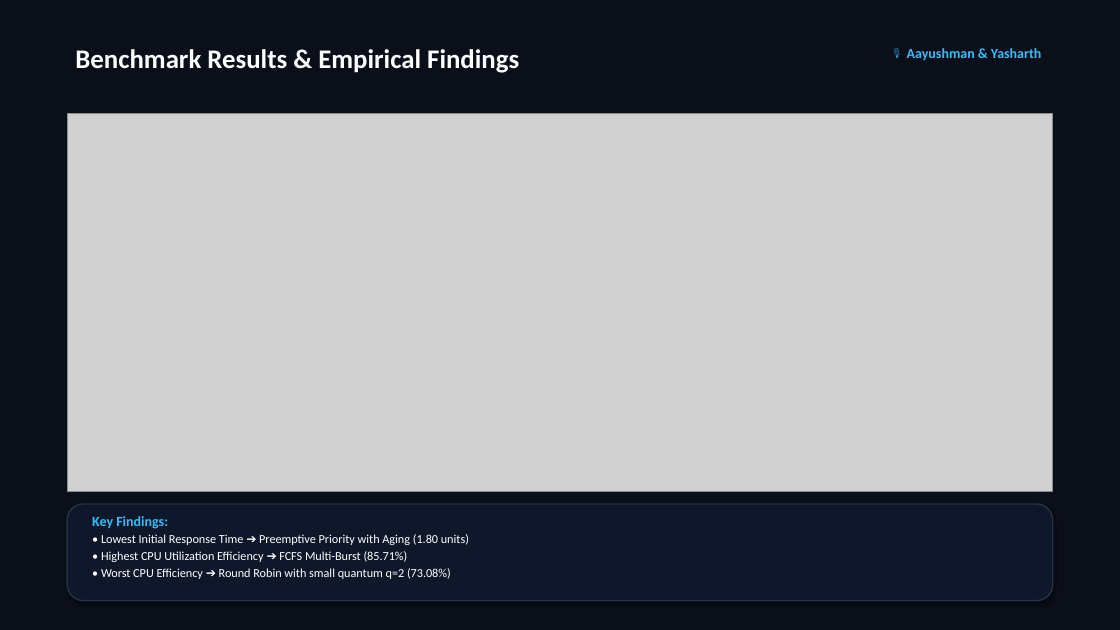
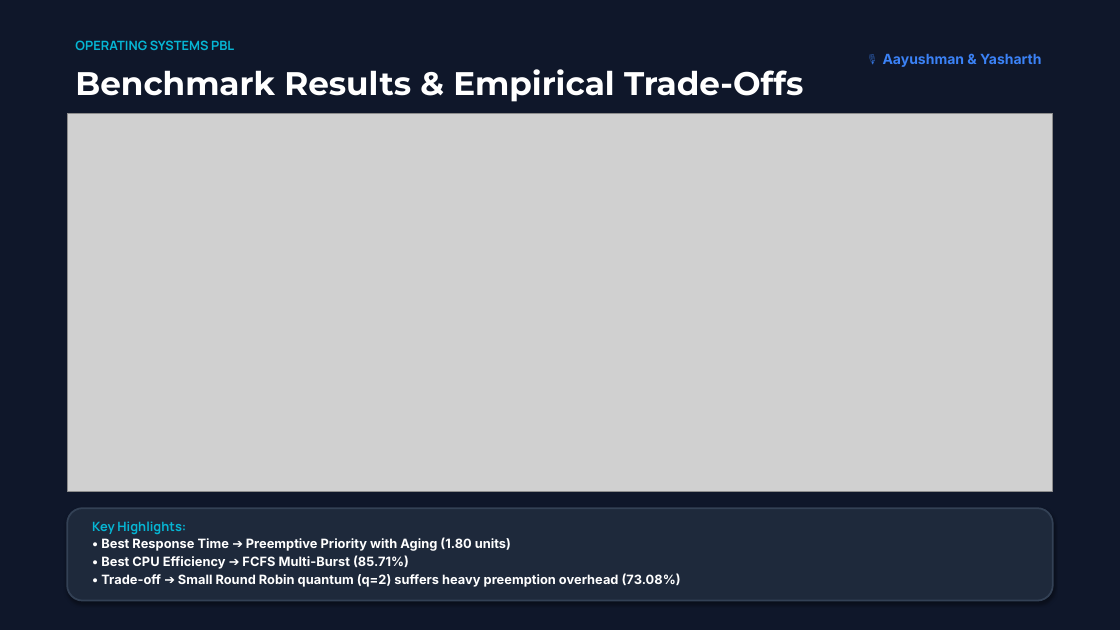
Before and after one commit to SPARSHsrihero1/OS-PBL-CPU-Scheduler, a slide deck: slide 9 of OS_PBL_Presentation_Deck.pptx. Drawn at 1120x630 pixels with LibreOffice and Linux fonts; fonts in the diff are those of the drawing; grey boxes stand for pictures. Boxes give left, top, right and bottom in pixels: in the first picture for what was removed or moved away, otherwise in the second. Text is boxed around its words. In the diff, an @@ line names an element or a change of style, - is before the commit and + after.

Commit message:
Apple Keynote style redesign: max 3 bullets, giant numbers, 85% screenshot area, aggressive whitespace

```diff
--- a/OS_PBL_Presentation_Deck.pptx
+++ b/OS_PBL_Presentation_Deck.pptx
@@ rectangle at box(0, 0, 1120, 630): fill #0B0F19 to #0F172A @@
@@ text added at box(75, 40, 234, 50), 11 pt, text #06B6D4, bold @@
+OPERATING SYSTEMS PBL
@@ text "🎙️ Aayushman & Yasharth" at box(883, 54, 1041, 67): font Calibri to Inter, text colour #38BDF8 to #3B82F6 @@
@@ text at box(75, 69, 803, 102): text changed; size 23 to 28 pt; font Calibri to Montserrat @@
-Benchmark Results & Empirical Findings
+Benchmark Results & Empirical Trade-Offs
@@ rounded rectangle: place and size @@
-rounded rectangle at box(67, 504, 1053, 601)
+rounded rectangle at box(67, 508, 1053, 601)
@@ rounded rectangle at box(67, 508, 1053, 601): fill #0F172A to #1E293B; outline #263248 1.2 pt to #334155 1.5 pt @@
@@ text at box(92, 521, 681, 587): text changed; size 10.5 to 11 pt; font Calibri to Inter; bold on @@
-Key Findings:
-• Lowest Initial Response Time ➔ Preemptive Priority with Aging (1.80 units)
-• Highest CPU Utilization Efficiency ➔ FCFS Multi-Burst (85.71%)
-• Worst CPU Efficiency ➔ Round Robin with small quantum q=2 (73.08%)
+Key Highlights:
+• Best Response Time ➔ Preemptive Priority with Aging (1.80 units)
+• Best CPU Efficiency ➔ FCFS Multi-Burst (85.71%)
+• Trade-off ➔ Small Round Robin quantum (q=2) suffers heavy preemption overhead (73.08%)
```
Also in this commit, not shown: 7 other slides changed, 2 slides added, 2 slides removed, 1 other file.
